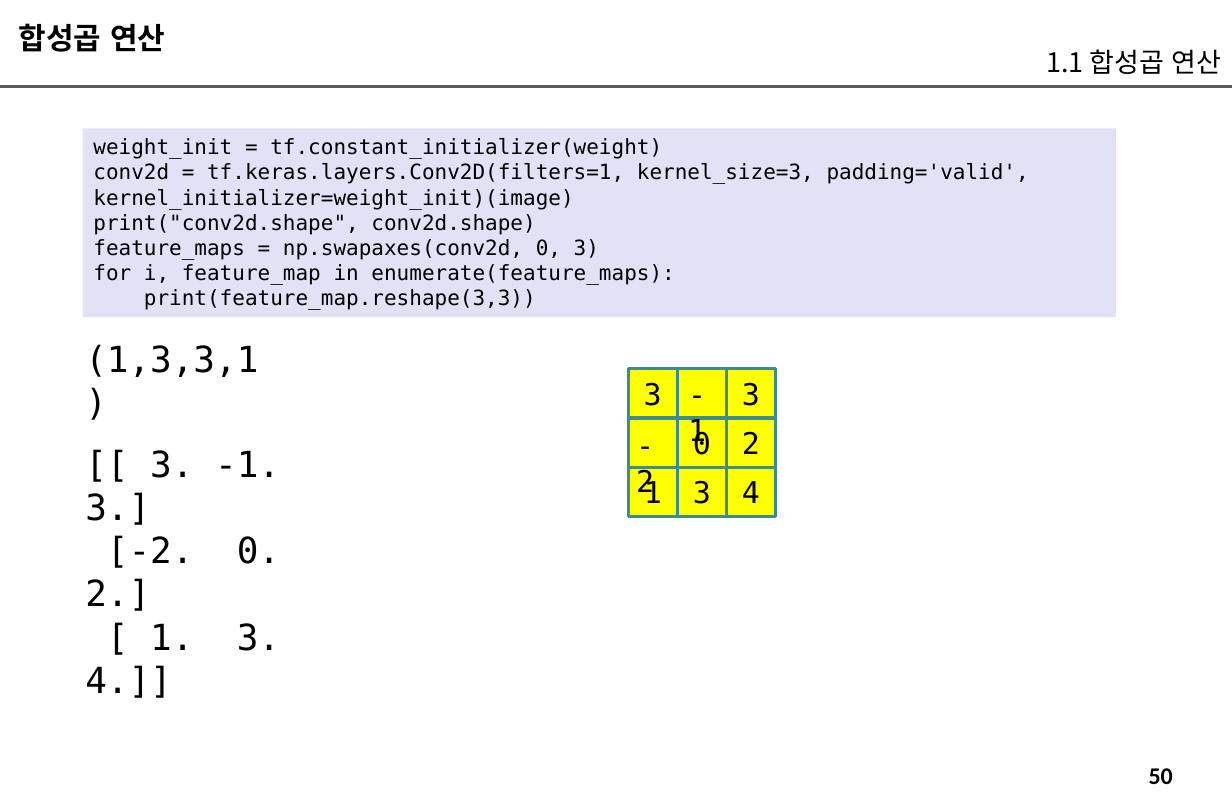
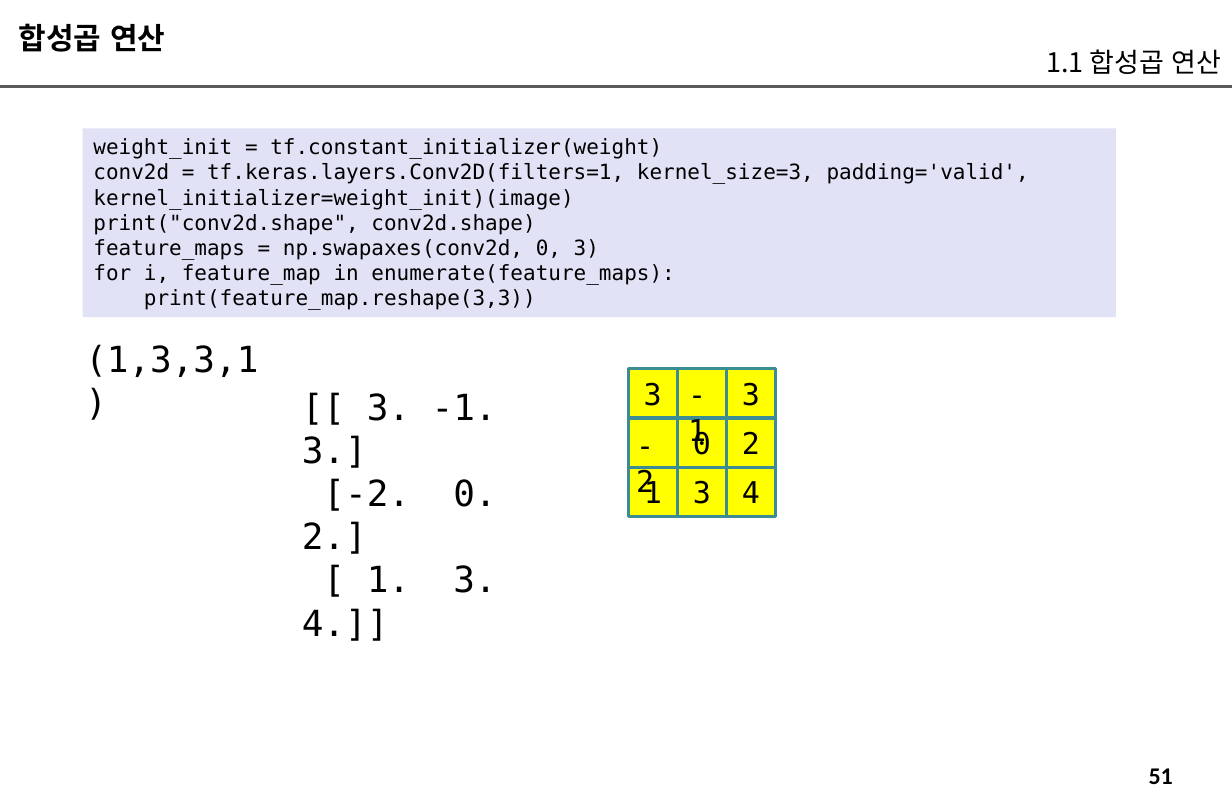
Before and after one commit to imguru-mooc/AI_CNN, a slide deck: slide 51 of 교재_판서_1.pptx (slide 50 before the commit). Drawn at 1232x809 pixels with LibreOffice and Linux fonts; fonts in the diff are those of the drawing. Boxes give left, top, right and bottom in pixels: in the first picture for what was removed or moved away, otherwise in the second. Text is boxed around its words. In the diff, an @@ line names an element or a change of style, - is before the commit and + after.

```diff
--- a/교재_판서_1.pptx
+++ b/교재_판서_1.pptx
@@ text "[[ 3. -1. 3.]": place and size @@
-text "[[ 3. -1. 3.]" at <box>85,450,280,698</box>
+text "[[ 3. -1. 3.]" at <box>302,393,497,641</box>
@@ page number at <box>1149,768,1173,784</box>: text changed @@
-50
+51
```
Also in this commit, not shown: 24 other slides changed, 2 slides added.
